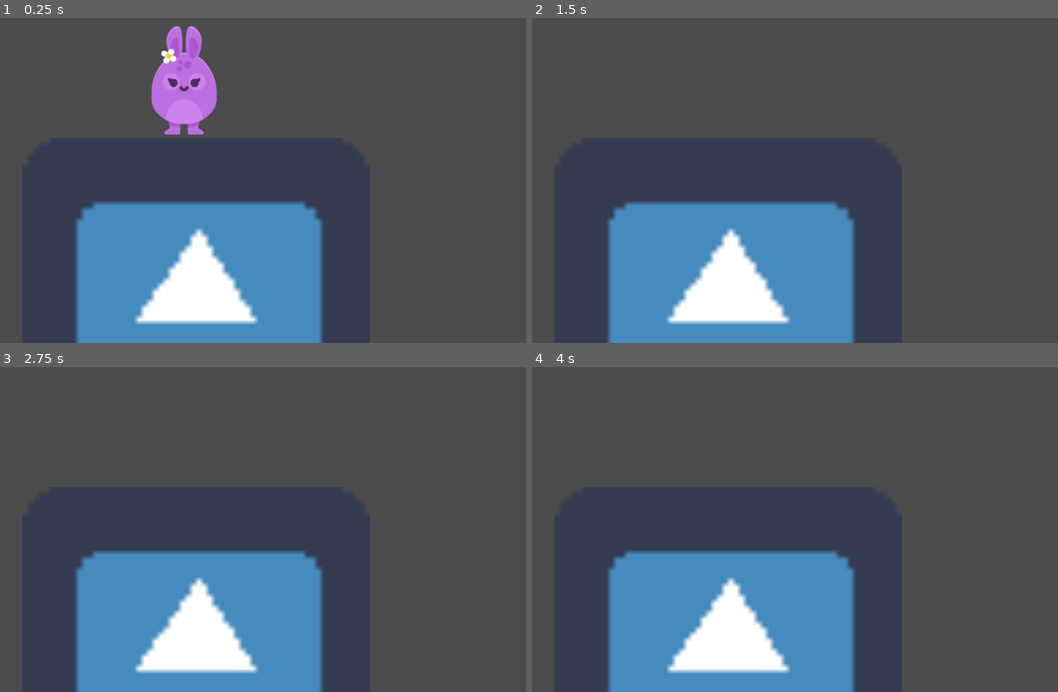
Above: before the commit, frames 1-4 (two rows, left to right).
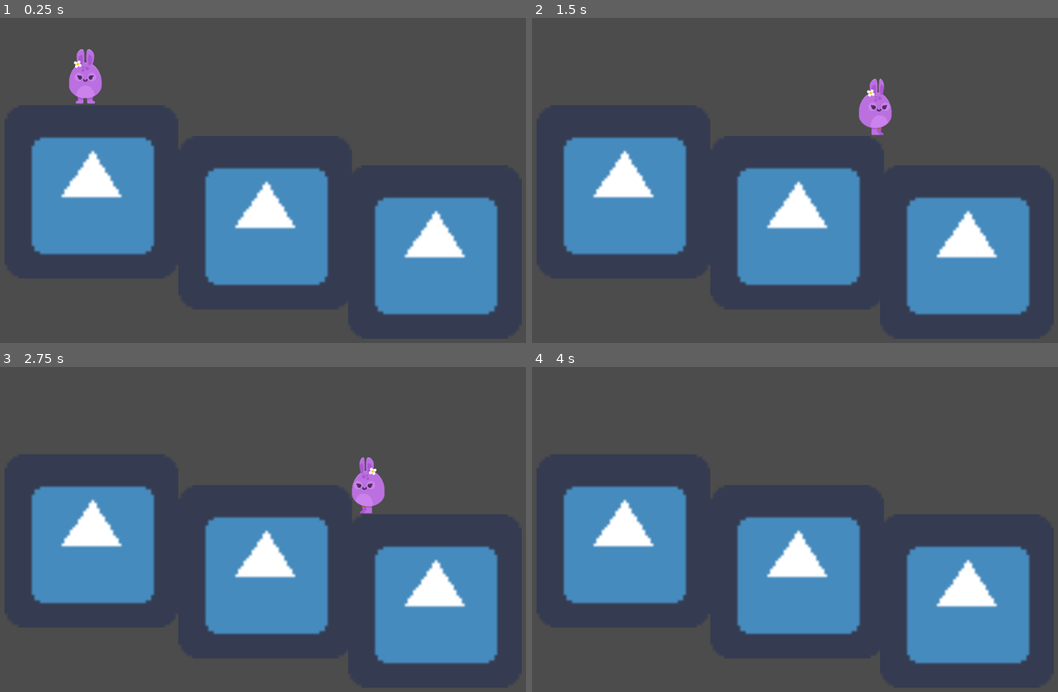
Above: after the commit, the same moments.

Repository: Bookfan97/Godot_HoppyDays
Game: Godot game, scene res://Levels/Level 1.tscn
Two runs of this game, one before a commit and one after it. Both use one fixed random seed, a clock stepped at 60 frames per second and the inputs below. The engine's default icon, where the game draws it, is replaced by a stand-in: a white triangle on a blue panel in a dark square.
Inputs:
- Up to frame 1 (0.25 s): no input
- Up to frame 2 (1.5 s): hold D (right) from 0.53 s (still down); tap Space (jump) at 0.6, 0.77, 1.07, 1.35 s
- Up to frame 3 (2.75 s): tap Space (jump) at 1.52, 1.82, 2.1 s; release D (right) at 2.03 s; hold A (left) from 2.03 s (still down)
- Up to frame 4 (4 s): release A (left) at 2.78 s; hold D (right) from 2.78 s (still down); tap Space (jump) at 2.85, 3.02, 3.32, 3.6, 3.77 s

The runs differ from the first frame. In frame 1, 35% of the frame differs, in the area x 5-95%, y 2-100%; in frame 2, 32%; in frame 3, 32%; in frame 4, 32%.

Commit message:
Reformatting

Diff:
--- a/Levels/Level 1.tscn
+++ b/Levels/Level 1.tscn
@@ -7,6 +7,7 @@
 extents = Vector2( 316.989, 321.19 )
 
 [node name="Level 1" type="Node2D"]
+position = Vector2( -96.3369, -78.2737 )
 
 [node name="Player" parent="." instance=ExtResource( 2 )]
 position = Vector2( 388.112, 106.891 )
@@ -20,3 +21,34 @@
 
 [node name="CollisionShape2D" type="CollisionShape2D" parent="Floor"]
 shape = SubResource( 1 )
+
+[node name="Floor2" type="StaticBody2D" parent="."]
+position = Vector2( 1050.49, 655.303 )
+__meta__ = {
+"_edit_group_": true
+}
+
+[node name="Sprite" type="Sprite" parent="Floor2"]
+scale = Vector2( 10, 10 )
+texture = ExtResource( 1 )
+
+[node name="CollisionShape2D" type="CollisionShape2D" parent="Floor2"]
+shape = SubResource( 1 )
+
+[node name="Floor3" type="StaticBody2D" parent="."]
+position = Vector2( 1675.13, 763.711 )
+__meta__ = {
+"_edit_group_": true
+}
+
+[node name="Sprite" type="Sprite" parent="Floor3"]
+scale = Vector2( 10, 10 )
+texture = ExtResource( 1 )
+
+[node name="CollisionShape2D" type="CollisionShape2D" parent="Floor3"]
+shape = SubResource( 1 )
+
+[node name="Camera2D" type="Camera2D" parent="."]
+offset = Vector2( 1000, 500 )
+current = true
+zoom = Vector2( 2, 2 )
--- a/Player/Player.gd
+++ b/Player/Player.gd
@@ -6,10 +6,13 @@
 const UP = Vector2(0, -1)
 const JUMP_SPEED = 3000
 
+signal animate
+
 func _physics_process(delta):
 	apply_gravity()
 	jump()
 	move()
+	animate()
 	move_and_slide(motion, UP)
 
 func apply_gravity():
@@ -29,3 +32,6 @@
 		motion.x = SPEED
 	else:
 		motion.x = 0
+
+func animate():
+	emit_signal("animate", motion)
--- a/Player/Player.tscn
+++ b/Player/Player.tscn
@@ -1,6 +1,6 @@
 [gd_scene load_steps=4 format=2]
 
-[ext_resource path="res://GFX/Players/bunny2_stand.png" type="Texture" id=1]
+[ext_resource path="res://Player/PlayerAnimation.tscn" type="PackedScene" id=1]
 [ext_resource path="res://Player/Player.gd" type="Script" id=2]
 
 [sub_resource type="CapsuleShape2D" id=1]
@@ -11,9 +11,9 @@
 position = Vector2( 132.205, 159.507 )
 script = ExtResource( 2 )
 
-[node name="Sprite" type="Sprite" parent="."]
-texture = ExtResource( 1 )
-
 [node name="CollisionShape2D" type="CollisionShape2D" parent="."]
 position = Vector2( -1.50732, 1.50732 )
 shape = SubResource( 1 )
+
+[node name="PlayerAnimation" parent="." instance=ExtResource( 1 )]
+[connection signal="animate" from="." to="PlayerAnimation" method="_on_Player_animate"]
--- /dev/null
+++ b/Player/PlayerAnimation.gd
@@ -0,0 +1,14 @@
+extends AnimatedSprite
+
+
+func _on_Player_animate(motion):
+	if motion.y < 0:
+		play("Jump")
+	elif motion.x > 0:
+		play("Walk")
+		flip_h = false
+	elif motion.x < 0:
+		play("Walk")
+		flip_h = true
+	else:
+		play("Idle")
--- /dev/null
+++ b/Player/PlayerAnimation.tscn
@@ -0,0 +1,31 @@
+[gd_scene load_steps=8 format=2]
+
+[ext_resource path="res://GFX/Players/bunny2_stand.png" type="Texture" id=1]
+[ext_resource path="res://GFX/Players/bunny2_jump.png" type="Texture" id=2]
+[ext_resource path="res://GFX/Players/bunny2_walk1.png" type="Texture" id=3]
+[ext_resource path="res://GFX/Players/bunny2_walk2.png" type="Texture" id=4]
+[ext_resource path="res://GFX/Players/bunny2_ready.png" type="Texture" id=5]
+[ext_resource path="res://Player/PlayerAnimation.gd" type="Script" id=6]
+
+[sub_resource type="SpriteFrames" id=1]
+animations = [ {
+"frames": [ ExtResource( 3 ), ExtResource( 4 ) ],
+"loop": true,
+"name": "Walk",
+"speed": 5.0
+}, {
+"frames": [ ExtResource( 5 ), ExtResource( 1 ) ],
+"loop": true,
+"name": "Idle",
+"speed": 5.0
+}, {
+"frames": [ ExtResource( 2 ) ],
+"loop": true,
+"name": "Jump",
+"speed": 5.0
+} ]
+
+[node name="PlayerAnimation" type="AnimatedSprite"]
+frames = SubResource( 1 )
+animation = "Walk"
+script = ExtResource( 6 )
